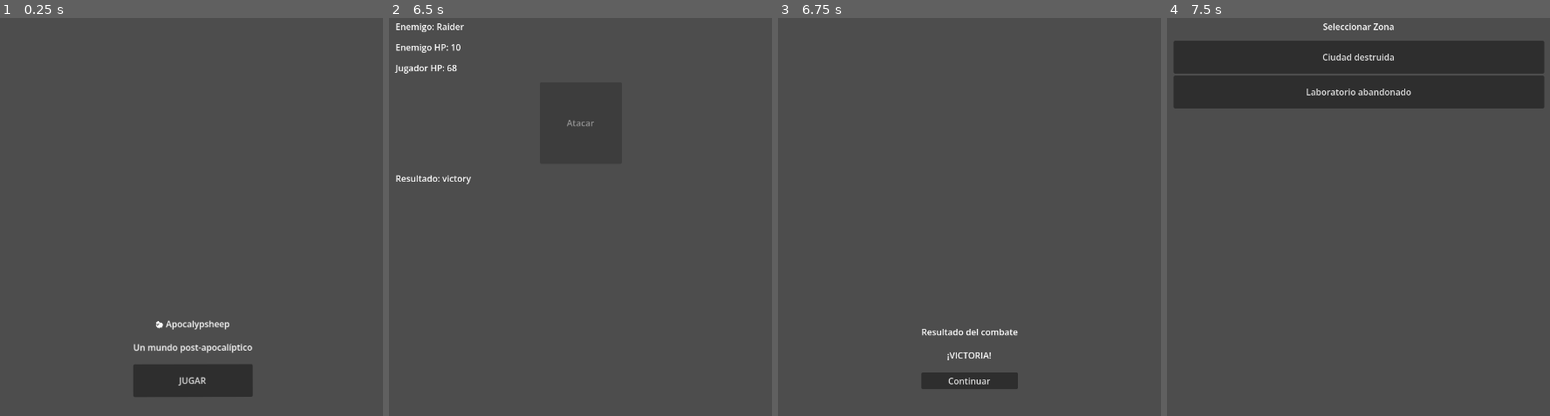
Above: before the commit, frames 1-4 (left to right).
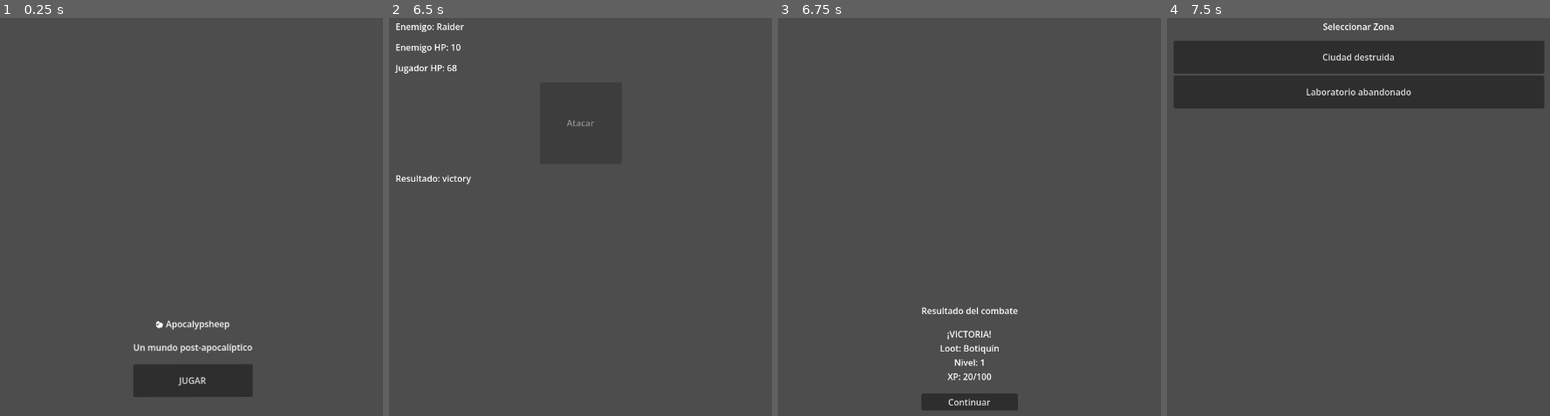
Above: after the commit, the same moments.

Repository: MirandaFrancoCBA/apocalypsheep
Game: Godot game, scene res://scenes/main_menu.tscn
Same seed, same stepped clock (60 frames per second), same inputs: the game is played once before the commit and once after it.
Inputs:
- Up to frame 1 (0.25 s): no input
- Up to frame 2 (6.5 s): click "JUGAR" at 0.5 s; click "Ciudad destruida" at 1.25 s; click "Atacar" at 2 s; click "Atacar" at 2.75 s; click "Atacar" at 3.5 s; tap Enter at 4.25, 5.75 s; tap Space at 5 s
- Up to frame 3 (6.75 s): tap Space at 6.5 s
- Up to frame 4 (7.5 s): click "Continuar" at 7.25 s

Frames 1-2 are identical in both runs. In frame 3, 2.8% of the frame differs, in the area x 37-63%, y 72-99%; in frame 4, nothing differs.

Commit message:
Feat: exp and level up

Diff:
--- a/scripts/managers/game_manager.gd
+++ b/scripts/managers/game_manager.gd
@@ -6,6 +6,7 @@
 # ─────────────────────────────────────────
 signal player_data_changed   # Se dispara cuando cambian los stats del jugador
 signal zone_selected(zone)   # Se dispara cuando el jugador elige una zona
+signal level_up(new_level)
 
 # ─────────────────────────────────────────
 # ESTADO DEL JUGADOR
@@ -91,6 +92,7 @@
         player_data["hp"]        = player_data["max_hp"]  # cura al subir de nivel
         player_data["damage"]   += 2
         player_data["xp_to_next"] = int(player_data["xp_to_next"] * 1.5)
+        emit_signal("level_up", player_data["level"])
         print("[GameManager] ¡LEVEL UP! Nivel: ", player_data["level"])
 
 # ─────────────────────────────────────────
--- a/scripts/ui/combat_screen.gd
+++ b/scripts/ui/combat_screen.gd
@@ -74,6 +74,11 @@
     if result == "victory":
         var loot = _generate_loot()
 
+        var xp_gained = 20
+        GameManager.add_xp(xp_gained)
+
+        print("[XP] Ganaste:", xp_gained)
+
         if loot != null:
             GameManager.add_item_to_inventory({
                 "id": loot.id,
--- a/scripts/ui/result_screen.gd
+++ b/scripts/ui/result_screen.gd
@@ -10,11 +10,8 @@
 
 func _show_result() -> void:
     var result = GameManager.get_combat_result()
-    var inventory = GameManager.get_player_data()["inventory"]
-
-    if inventory.size() > 0:
-        var last_item = inventory[inventory.size() - 1]
-        label_result.text += "\nLoot: " + last_item["name"]
+    var player = GameManager.get_player_data()  # 👈 FALTABA ESTO
+    var inventory = player["inventory"]
 
     if result == "victory":
         label_result.text = "¡VICTORIA!"
@@ -23,6 +20,15 @@
     else:
         label_result.text = "Resultado desconocido"
 
+    # 👉 loot (después del resultado)
+    if inventory.size() > 0:
+        var last_item = inventory[inventory.size() - 1]
+        label_result.text += "\nLoot: " + last_item["name"]
+
+    # 👉 stats jugador
+    label_result.text += "\nNivel: " + str(player["level"])
+    label_result.text += "\nXP: " + str(player["xp"]) + "/" + str(player["xp_to_next"])
+
 func _on_button_continue_pressed() -> void:
     print("[Result] Continuar...")
 
